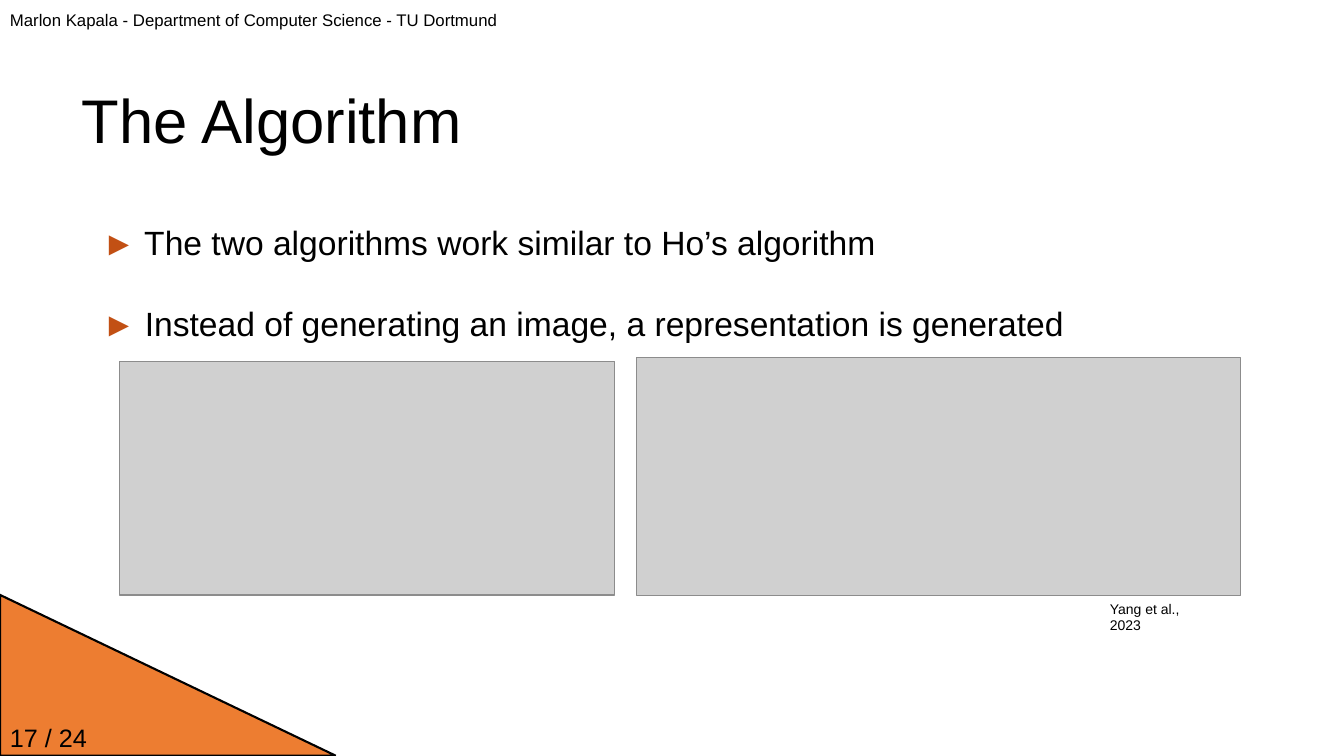
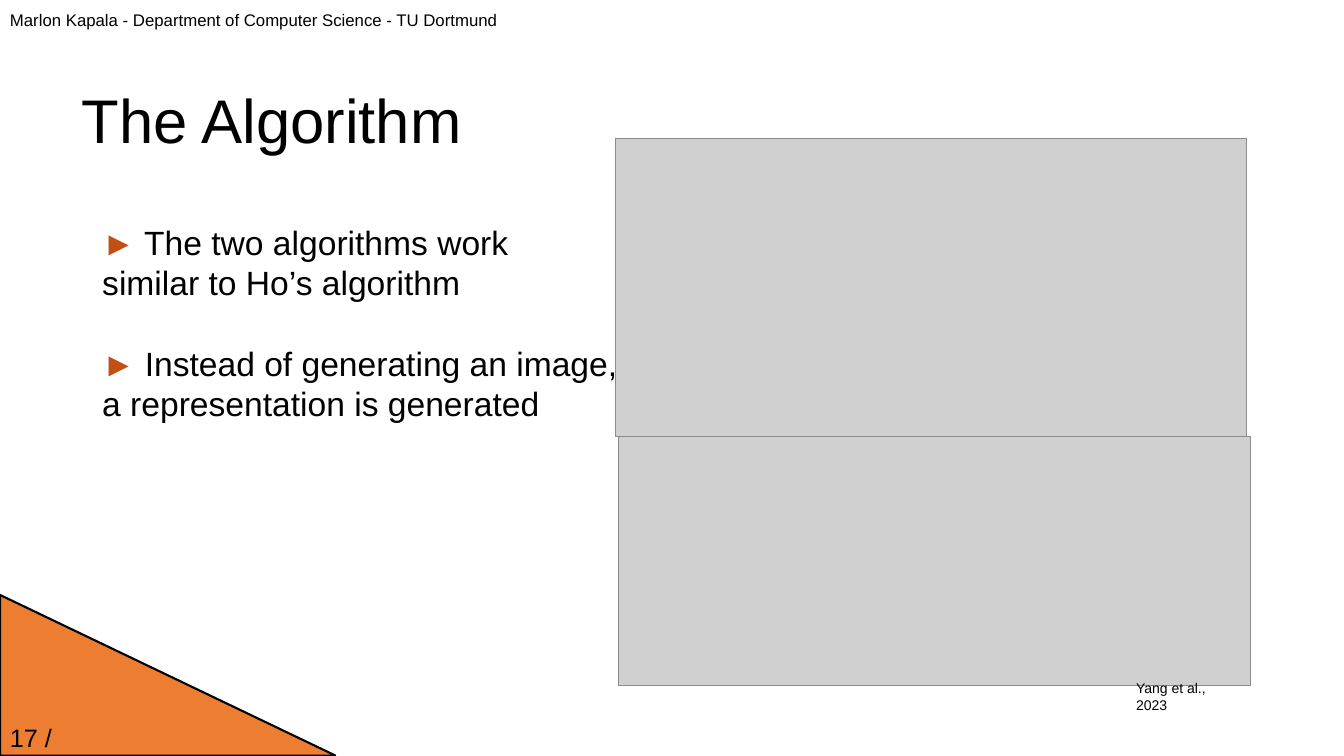
Before and after one commit to JavaLangMarlon/ddm-proseminar-tu-dortmund, a slide deck: slide 17 of presentation.pptx. Drawn at 1344x756 pixels with LibreOffice and Linux fonts; fonts in the diff are those of the drawing; grey boxes stand for pictures; background and template pictures are left out. Boxes give left, top, right and bottom in pixels: in the first picture for what was removed or moved away, otherwise in the second. Text is boxed around its words. In the diff, an @@ line names an element or a change of style, - is before the commit and + after.

```diff
--- a/presentation.pptx
+++ b/presentation.pptx
@@ picture: place and size @@
-picture at bbox=[119, 361, 615, 595]
+picture at bbox=[615, 139, 1246, 437]
@@ text at bbox=[102, 230, 617, 423]: text changed @@
-► The two algorithms work similar to Ho’s algorithm
-► Instead of generating an image, a representation is generated
+► The two algorithms work
+similar to Ho’s algorithm
+► Instead of generating an image,
+a representation is generated
@@ picture: place and size @@
-picture at bbox=[637, 357, 1240, 595]
+picture at bbox=[619, 437, 1250, 686]
@@ text "Yang et al., 2023": place and size @@
-text "Yang et al., 2023" at bbox=[1110, 604, 1180, 630]
+text "Yang et al., 2023" at bbox=[1136, 682, 1206, 710]
```
Also in this commit, not shown: 5 other slides changed, 1 other file.
